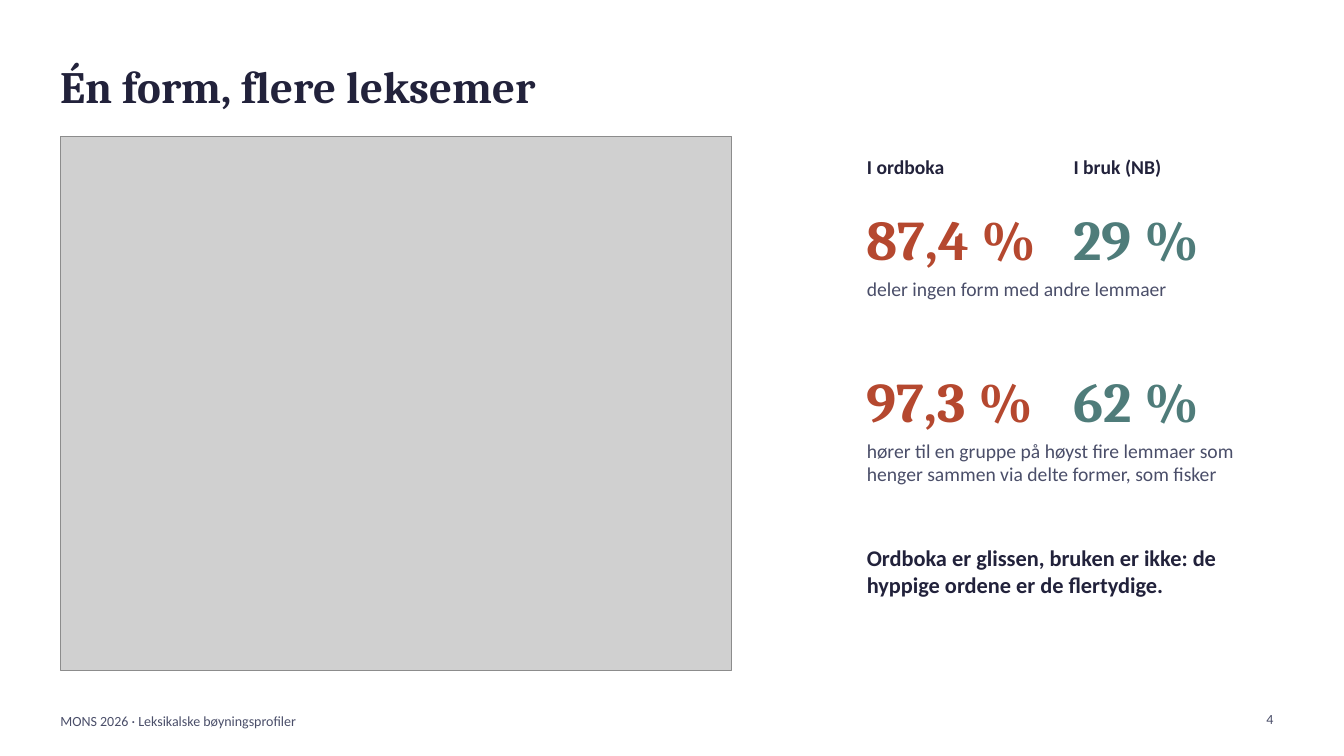
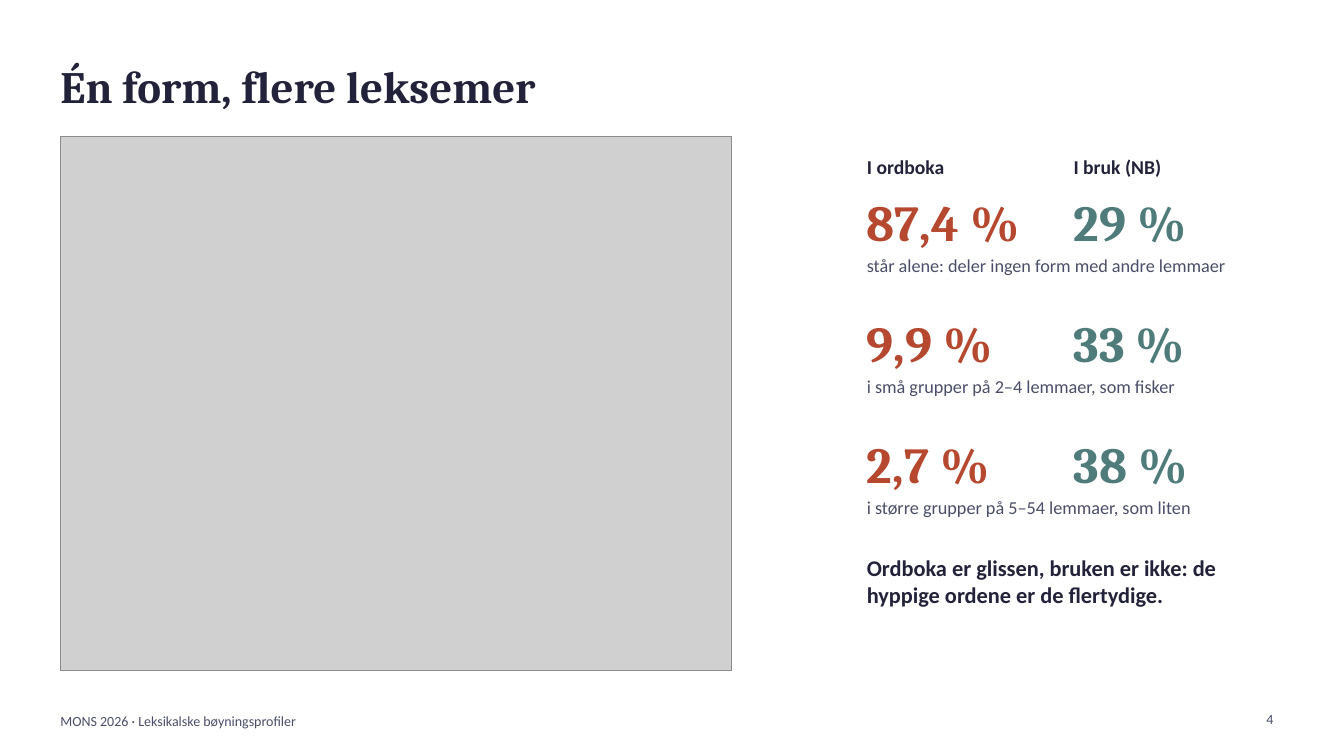
Before and after one commit to Yoonsen/B-yning, a slide deck: slide 4 of tekst/mons_presentasjon.pptx. Drawn at 1344x756 pixels with LibreOffice and Linux fonts; fonts in the diff are those of the drawing; grey boxes stand for pictures. Boxes give left, top, right and bottom in pixels: in the first picture for what was removed or moved away, otherwise in the second. Text is boxed around its words. In the diff, an @@ line names an element or a change of style, - is before the commit and + after.

```diff
--- a/tekst/mons_presentasjon.pptx
+++ b/tekst/mons_presentasjon.pptx
@@ text "87,4 %" at (867,206,959,248): size 40 to 36 pt @@
@@ text "29 %" at (1074,207,1126,242): size 40 to 36 pt @@
@@ text at (867,259,1225,275): text changed; size 14 to 13 pt @@
-deler ingen form med andre lemmaer
+står alene: deler ingen form med andre lemmaer
@@ text at (867,328,932,369): text changed; size 40 to 36 pt @@
-97,3 %
+9,9 %
@@ text at (1074,328,1125,363): text changed; size 40 to 36 pt @@
-62 %
+33 %
@@ text at (867,380,1175,396): text changed; size 14 to 13 pt @@
-hører til en gruppe på høyst fire lemmaer som henger sammen via delte former, som fisker
+i små grupper på 2–4 lemmaer, som fisker
@@ text added at (867,449,929,490), 36 pt, text #B5482F, bold @@
+2,7 %
@@ text added at (1074,449,1128,484), 36 pt, text #4F7C7A, bold @@
+38 %
@@ text added at (867,501,1191,517), 13 pt, text #4A4E69 @@
+i større grupper på 5–54 lemmaer, som liten
@@ text "Ordboka er glissen, bruken er ...": place and size @@
-text "Ordboka er glissen, bruken er ..." at (867,550,1216,597)
+text "Ordboka er glissen, bruken er ..." at (867,560,1216,607)
```
Also in this commit, not shown: 4 other files.
